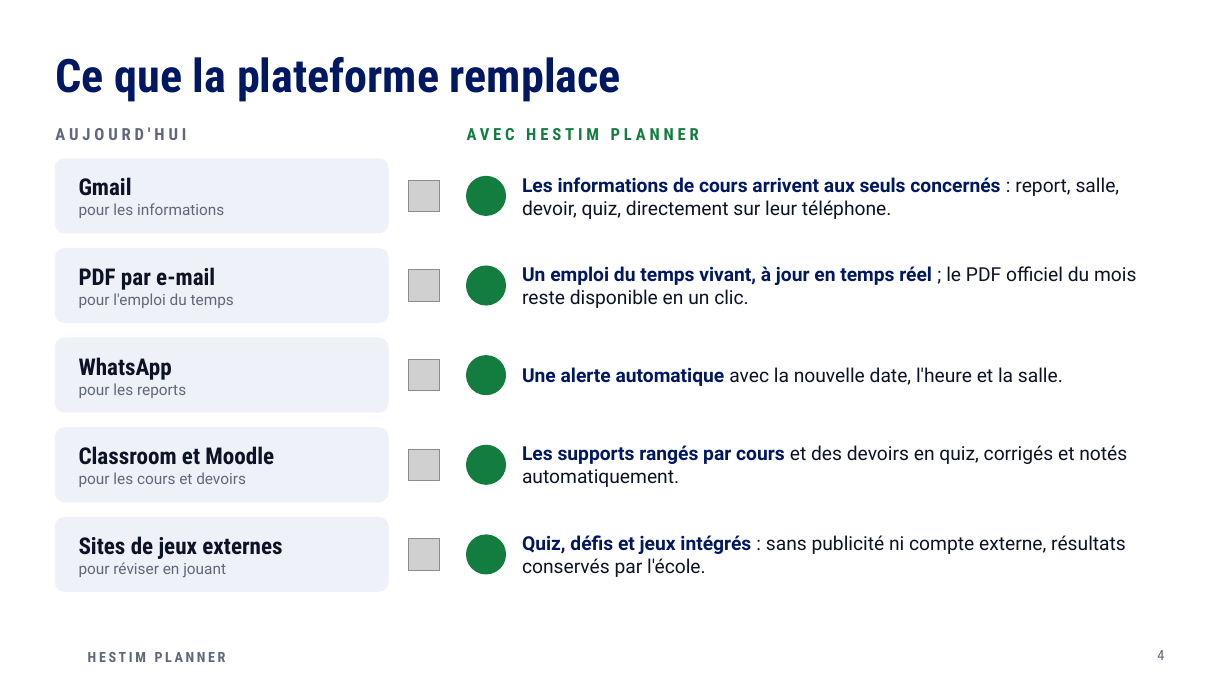
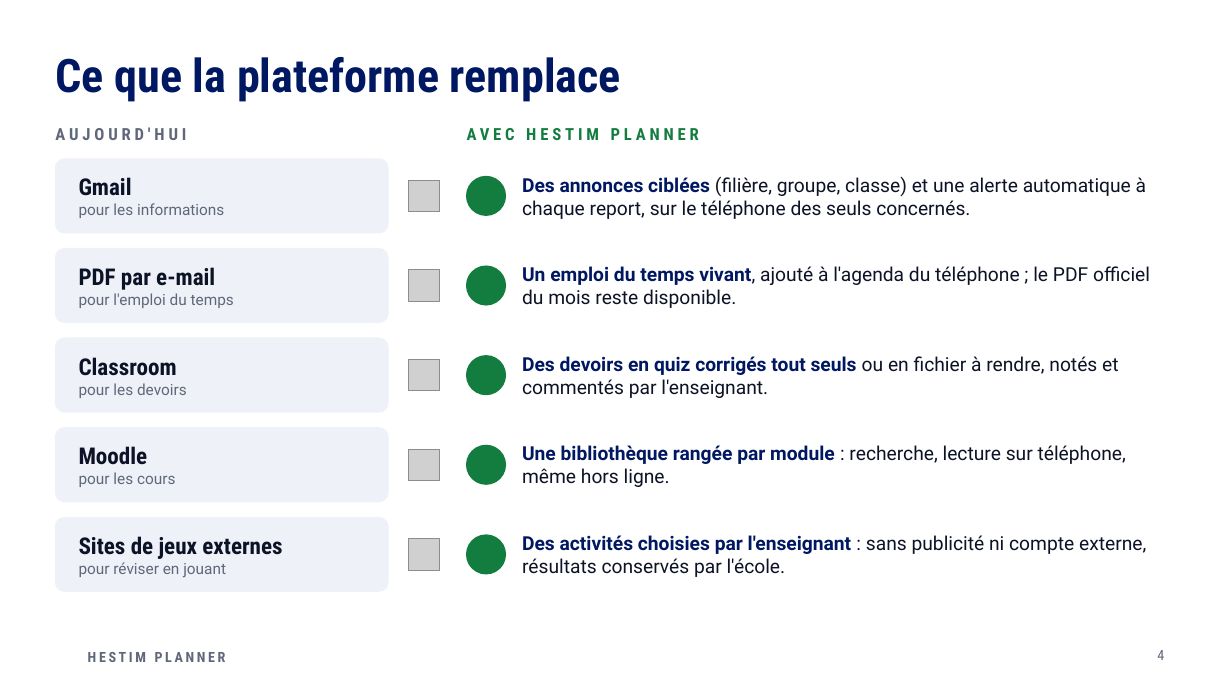
Before and after one commit to Claude20022002/plan_B_projet_PACTE, a slide deck: slide 4 of docs/presentation/HESTIM-Planner-presentation.pptx. Drawn at 1232x693 pixels with LibreOffice and Linux fonts; fonts in the diff are those of the drawing; grey boxes stand for pictures; background and template pictures are left out. Boxes give left, top, right and bottom in pixels: in the first picture for what was removed or moved away, otherwise in the second. Text is boxed around its words. In the diff, an @@ line names an element or a change of style, - is before the commit and + after.

```diff
--- a/docs/presentation/HESTIM-Planner-presentation.pptx
+++ b/docs/presentation/HESTIM-Planner-presentation.pptx
@@ text at <box>522,177,1146,219</box>: text changed @@
-Les informations de cours arrivent aux seuls concernés : report, salle, devoir, quiz, directement sur leur téléphone.
+Des annonces ciblées (filière, groupe, classe) et une alerte automatique à chaque report, sur le téléphone des seuls concernés.
@@ text at <box>522,266,1150,308</box>: text changed @@
-Un emploi du temps vivant, à jour en temps réel ; le PDF officiel du mois reste disponible en un clic.
+Un emploi du temps vivant, ajouté à l'agenda du téléphone ; le PDF officiel du mois reste disponible.
@@ text at <box>79,357,187,398</box>: text changed @@
-WhatsApp
-pour les reports
+Classroom
+pour les devoirs
@@ text at <box>522,356,1118,398</box>: text changed @@
-Une alerte automatique avec la nouvelle date, l'heure et la salle.
+Des devoirs en quiz corrigés tout seuls ou en fichier à rendre, notés et commentés par l'enseignant.
@@ text at <box>79,446,175,487</box>: text changed @@
-Classroom et Moodle
-pour les cours et devoirs
+Moodle
+pour les cours
@@ text at <box>522,445,1126,487</box>: text changed @@
-Les supports rangés par cours et des devoirs en quiz, corrigés et notés automatiquement.
+Une bibliothèque rangée par module : recherche, lecture sur téléphone, même hors ligne.
@@ text at <box>522,535,1146,577</box>: text changed @@
-Quiz, défis et jeux intégrés : sans publicité ni compte externe, résultats conservés par l'école.
+Des activités choisies par l'enseignant : sans publicité ni compte externe, résultats conservés par l'école.
```
Also in this commit, not shown: 5 other slides changed, 3 other files.
